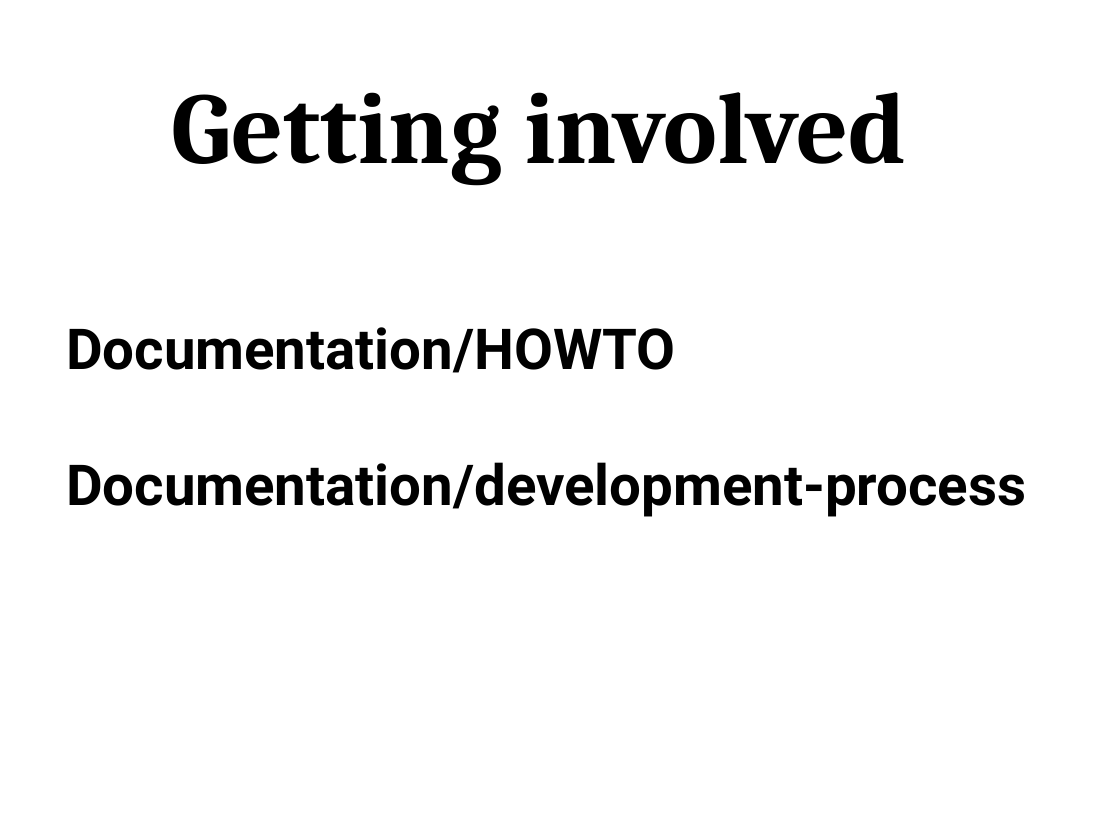
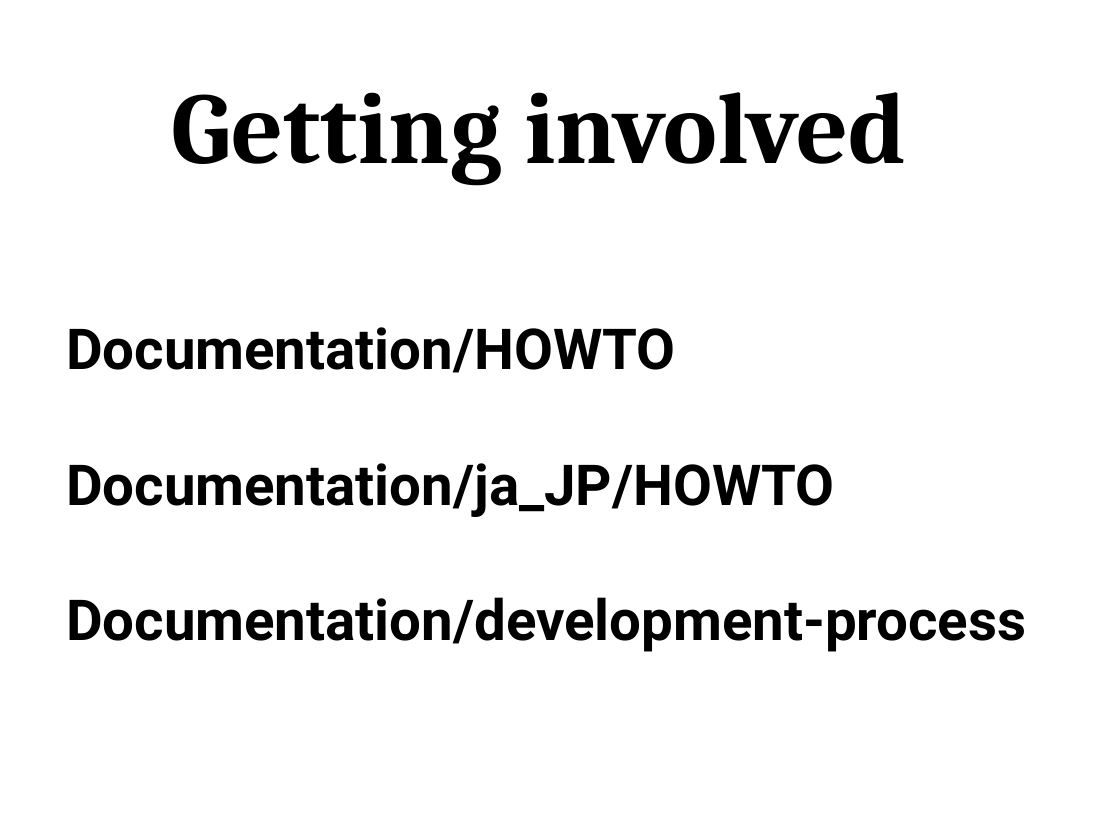
Before and after one commit to gregkh/kernel-development, a slide deck: slide 36 of kernel-development.odp (slide 27 before the commit). Drawn at 1120x840 pixels with LibreOffice and Linux fonts; fonts in the diff are those of the drawing. Boxes give left, top, right and bottom in pixels: in the first picture for what was removed or moved away, otherwise in the second. Text is boxed around its words. In the diff, an @@ line names an element or a change of style, - is before the commit and + after.

```diff
--- a/kernel-development.odp
+++ b/kernel-development.odp
@@ text at (66,463,835,517): paragraph added @@
+Documentation/ja_JP/HOWTO
```
Also in this commit, not shown: 2 other slides changed, 15 slides added, 4 slides removed, 1 other file.
